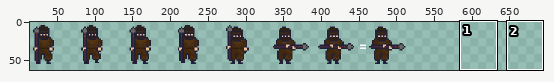
A sprite sheet gets an edit: static/assets/bandit.png. The first picture is a wide view before the edit; the outline marks the close-up.
Close-up. As it was:
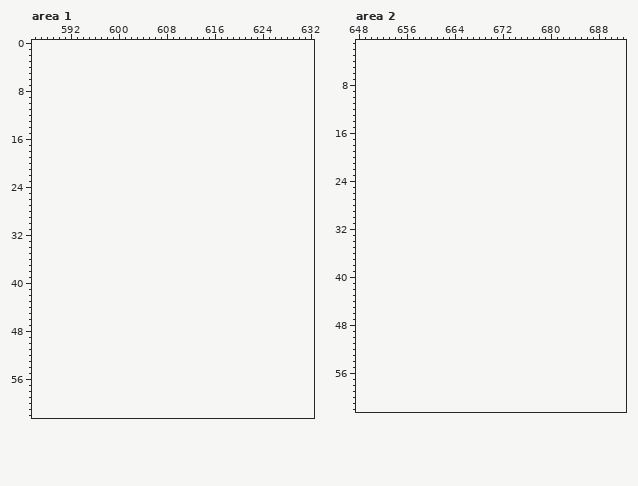
The file is 512x64 pixels. Shown: area 1: x 586..632, y 0..62; area 2: x 648..692, y 1..62. The old version is drawn lined up with the new one, on the new canvas. The wide view leaves out empty margins. The commit also changed other parts of the picture, which this record leaves out.
Now the later version:
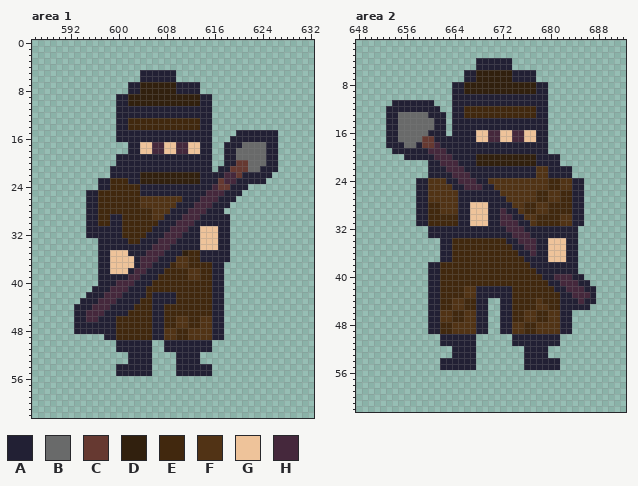
Palette (. is transparent): A #222034  B #696a6a  C #663931  D #31200e  E #41280e  F #513315  G #eec39a  H #45283c
Changes in this commit:
canvas 512x64 -> 704x64
Changed rows in their new state; - is an unchanged pixel.
Area 1:
first column x 593:
 5 -----------AAAAAA-----------------
 6 -----------AAAAAA-----------------
 7 ---------AADDDDDDAAAA-------------
 8 ---------AADDDDDDAAAA-------------
 9 -------AADDDDDDDDDDDDAA-----------
10 -------AADDDDDDDDDDDDAA-----------
11 -------AAAAAAAAAAAAAAAA-----------
12 -------AAAAAAAAAAAAAAAA-----------
13 -------AAEEEEEEEEEEEEAA-----------
14 -------AAEEEEEEEEEEEEAA-----------
15 -------AAAAAAAAAAAAAAAA----AAAAAAA
16 -------AAAAAAAAAAAAAAAA---AAAAAAAA
17 ---------AAGGHHGGHHGGAA--AAABBBBAA
18 ---------AAGGHHGGHHGGAA--AABBBBBAA
19 -------AAAAAAAAAAAAAAAA--AABBBBBAA
20 -------AAAAAAAAAAAAAAAA--AACCBBBAA
21 ------AAAAAAAAAAAAAAAAA-AACCCBBAAA
22 ------AAAAADDDDDDDDDDAAAAHHCAAAAA-
23 ----AAEEEAADDDDDDDDDDAAACHHAAAAA--
24 ----AAEEEEEAAAAAAAAAAAAHCCAAA-----
25 --AAEEEEEEEAAAAAAAAAAAHHHAAA------
26 --AAEEEEEEEFFFFFFFAAAHHHAAA-------
27 --AAEEEEEEEFFFFFFAAAHHHAAA--------
28 --AAEEEEEEEEEFFFAAAHHHAAA---------
29 --AAEEAAEEEEEFFAAAHHHAAAAA--------
30 --AAEEAAEEEEEEAAAHHHAAAAAA--------
31 --AAAAAAEEEEEAAAHHHAAGGGAA--------
32 --AAAAAAEEEEAAAHHHAAAGGGAA--------
33 ----AAAAAEEAAAHHHAAAAGGGAA--------
34 ----AAAAAAAAAHHHAAAAAGGGAA--------
35 ----AAGGGAAAHHHAAADEEAAAAA--------
36 ----AAGGGGAHHHAAAFFEEAAAAA--------
37 ----AAGGGGAHHAAAEFFEEEEAA---------
38 ----AAGGGAHHAAAEEEEFFEEAA---------
39 ----AAAAAHHAAAEEEEEFFEEAA---------
40 ----AAAHHHAAAEEEEEEEEEEAA---------
41 ---AAAHHHAAAEEEEEEEEEEEAA---------
42 --AAAHHHAAAAEAAAAEEEEEEAA---------
43 -AAAHHHAAAAEEAAAAEEEEEEAA---------
44 AAAHHHAAAAEEEAAEEEEEEEEAA---------
45 AAHHHAAAAEEEEAAEEEEEEEEAA---------
46 AAHHAAAEEEEEEAAEEFFEEFFAA---------
47 AAAAAAAEEEEEEAAEEFFEEFFAA---------
48 AAAAAAAEEEEEEAAFFEEFFFFAA---------
49 -----AAEEEEEEAAFFEEFFFFAA---------
50 -------AAAAAA--AAAAAAAA-----------
51 -------AAAAAA--AAAAAAAA-----------
52 ---------AAAA----AAAA-------------
53 ---------AAAA----AAAA-------------
54 -------AAAAAA----AAAAAA-----------
55 -------AAAAAA----AAAAAA-----------
Area 2:
first column x 653:
 4 ---------------AAAAAA--------------
 5 ---------------AAAAAA--------------
 6 -------------AADDDDDDAAAA----------
 7 -------------AADDDDDDAAAA----------
 8 -----------AADDDDDDDDDDDDAA--------
 9 -----------AADDDDDDDDDDDDAA--------
10 -----------AAAAAAAAAAAAAAAA--------
11 -AAAAAAA---AAAAAAAAAAAAAAAA--------
12 AAAAAAAAA--AAEEEEEEEEEEEEAA--------
13 AABBBBBAAA-AAEEEEEEEEEEEEAA--------
14 AABBBBBBAA-AAAAAAAAAAAAAAAA--------
15 AABBBBBBAA-AAAAAAAAAAAAAAAA--------
16 AABBBBBAAA-AAAAGGHHGGHHGGAA--------
17 AABBBBCCAAAAAAAGGHHGGHHGGAA--------
18 AAABBACCHAAAAAAAAAAAAAAAAAA--------
19 -AAAAAAHHHAAAAAAAAAAAAAAAAA--------
20 ---AAAAAHHHAAAADDDDDDDDDDAAAA------
21 -------AAHHHAAADDDDDDDDDDAAAA------
22 -------AAAHHHAAAAAAAAAAAAFFAAAA----
23 -------AAAAHHHAAAAAAAAAAAFFAAAA----
24 -----AAFFFAAHHHAAFFFFFFFFFFEEFFAA--
25 -----AAFFFFAAHHHAAFFFFFFFFFEEFFAA--
26 -----AAFFFFFAAAAAAAFFFFFFEEFFEEAA--
27 -----AAFFFFFAAAAAAAAFFFFFEEFFEEAA--
28 -----AAEEFFFAAGGGAAAAFFEEFFEEEEAA--
29 -----AAEEFFFAAGGGAAHAAFEEFFEEEEAA--
30 -----AAEEEEEAAGGGAAHHAAFFEEEEFFAA--
31 -----AAEEEEEAAGGGAAHHHAAFEEEEFFAA--
32 -------AAAAAAAAAAAAAHHHAAAAAAAAA---
33 -------AAAAAAAAAAAAAAHHHAAAAAAAA---
34 ---------AAEEEEEEEEEAAHHHAAGGGAA---
35 ---------AAEEEEEEEEEEAAHHAAGGGAA---
36 ---------AAEEEEEEEEEEEAAHAAGGGAA---
37 ---------AAEEEEEEEEEEEEAAAAGGGAA---
38 -------AAEEEEEEEEEEEEEEEAAAAAAAA---
39 -------AAEEEEEEEEEEEEEEEEAAAAAAA---
40 -------AAEEEEEEEEEEEEEEEEEAAHHHAA--
41 -------AAEEEEEEEEEEEEEEEEEEAAHHHAA-
42 -------AAEEEEFFAAAAAAEEEEEEEAAHHHAA
43 -------AAEEEEFFAAAAAAEEEEEEEEAAHHHA
44 -------AAEEFFEEAA--AAEEEEFEEEAAAHAA
45 -------AAEEFFEEAA--AAEEEEFFEEAAAAA-
46 -------AAFFEEFFAA--AAEEFFEEFFAA----
47 -------AAFFEEFFAA--AAEEFFEEFFAA----
48 -------AAEEFFFFAA--AAFFEEFFFFAA----
49 -------AAEEFFFFAA--AAFFEEFFFFAA----
50 ---------AAAAAA------AAAAAAAA------
51 ---------AAAAAA------AAAAAAAA------
52 -----------AAAA--------AAAA--------
53 -----------AAAA--------AAAA--------
54 ---------AAAAAA--------AAAAAA------
55 ---------AAAAAA--------AAAAAA------
